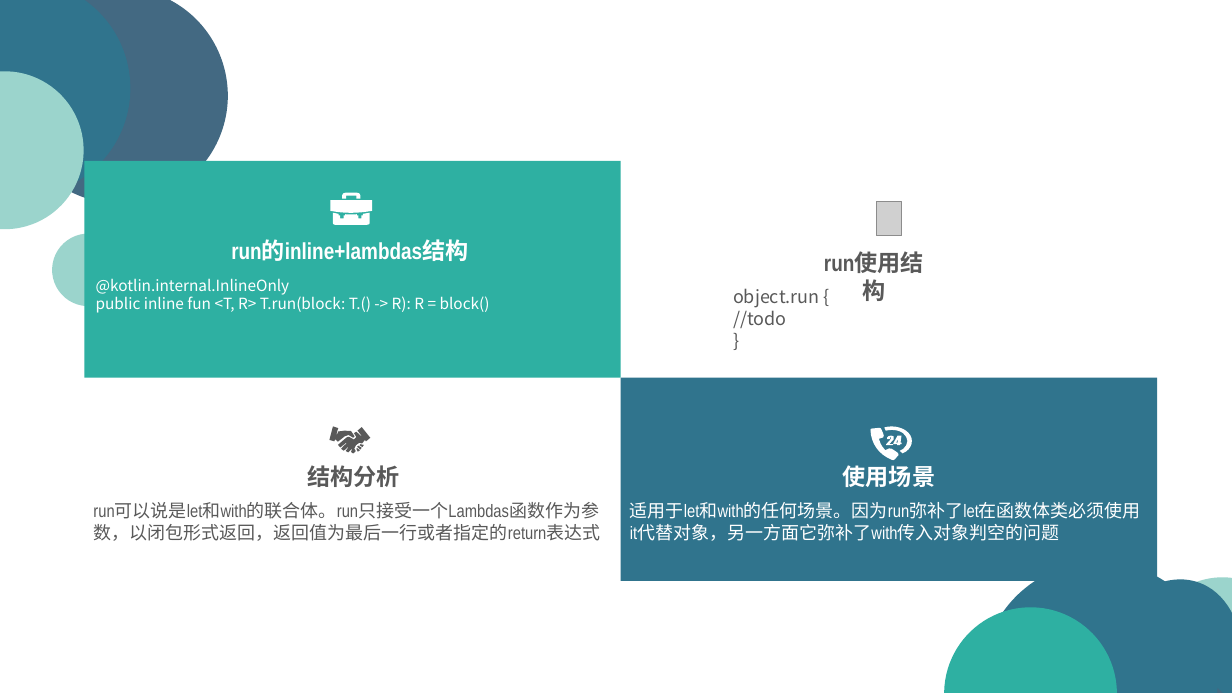
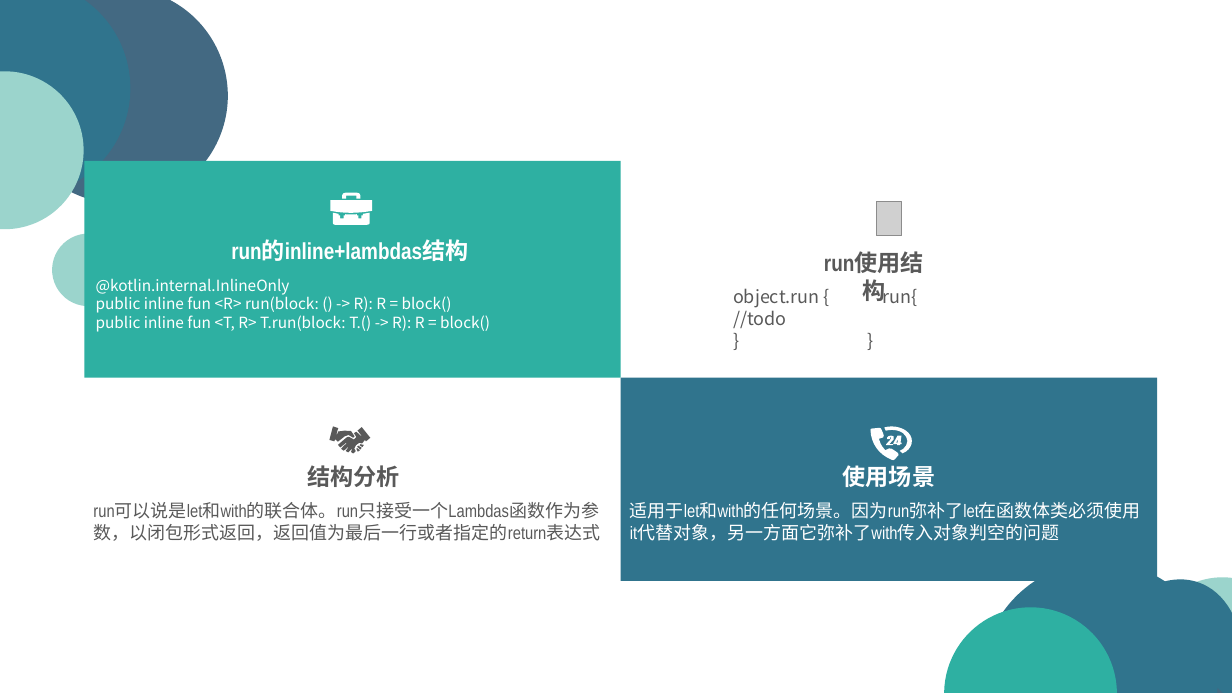
Before and after one commit to sk569437/KotlinExample, a slide deck: slide 16 of Kotlin-doc.pptx. Drawn at 1232x693 pixels with LibreOffice and Linux fonts; fonts in the diff are those of the drawing; grey boxes stand for pictures. Boxes give left, top, right and bottom in pixels: in the first picture for what was removed or moved away, otherwise in the second. Text is boxed around its words. In the diff, an @@ line names an element or a change of style, - is before the commit and + after.

```diff
--- a/Kotlin-doc.pptx
+++ b/Kotlin-doc.pptx
@@ text at bbox=[96, 294, 452, 313]: paragraph added @@
+public inline fun <R> run(block: () -> R): R = block()
@@ text at bbox=[733, 288, 820, 328]: text changed @@
-}
+} }
```
Also in this commit, not shown: 16 other slides changed, 3 slides added, 2 other files.
